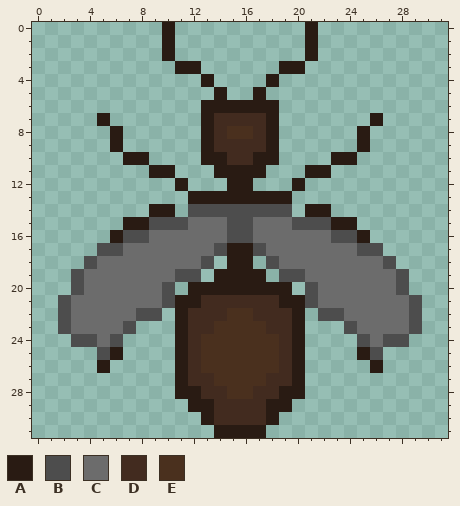
Pixel-art sprite: bugs/client/gameApp/src/view/textures/images/ant_queen_fly_2.png. Above: the version before the commit.
The file is 32x32 pixels.
Palette (. is transparent): A #291b13  B #4d4d4d  C #6c6c6c  D #422b1f  E #4a301e
Pixels before, first column x 2:
 0 ........A..........A........
 1 ........A..........A........
 2 ........A..........A........
 3 .........AA......AA.........
 4 ...........A....A...........
 5 ............A..A............
 6 ...........AAAAAA...........
 7 ...A.......ADDDDA.......A...
 8 ....A......ADEEDA......A....
 9 ....A......ADDDDA......A....
10 .....AA....AADDAA....AA.....
11 .......AA...AAAA...AA.......
12 .........A...AA...A.........
13 ..........AAAAAAAA..........
14 .......AA.BBBBBBBB.AA.......
15 .....AABBBCCCBBCCCBBBAA.....
16 ....ABBCCCCCCBBCCCCCCBBA....
17 ...BBCCCCCCCBAABCCCCCCCBB...
18 ..BCCCCCCCCB.AA.BCCCCCCCCB..
19 .BCCCCCCCBB.AAAA.BBCCCCCCCB.
20 .BCCCCCCB.AAAAAAAA.BCCCCCCB.
21 BCCCCCCCBAADDDDDDAABCCCCCCCB
22 BCCCCCBB.ADDDEEDDDA.BBCCCCCB
23 BCCCCB...ADDEEEEDDA...BCCCCB
24 .BBCB....ADEEEEEEDA....BCBB.
25 ...BA....ADEEEEEEDA....AB...
26 ...A.....ADEEEEEEDA.....A...
27 .........ADDEEEEDDA.........
28 .........AADDEEDDAA.........
29 ..........AADDDDAA..........
30 ...........ADDDDA...........
31 ............AAAA............
And afterwards:
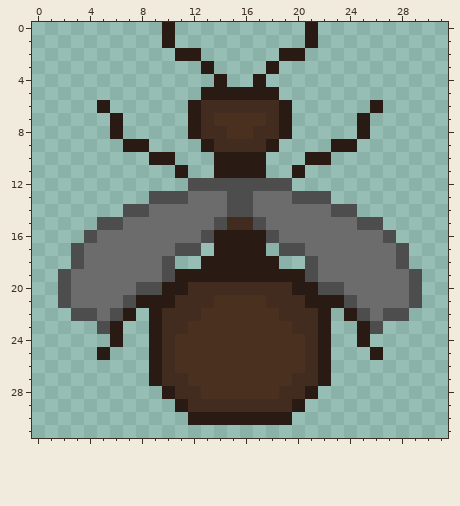
Diff:
Changed rows in their new state; - is an unchanged pixel.
first column x 2:
 2 --------.AA------AA.--------
 3 ---------..A----A..---------
 4 -----------.A--A.-----------
 5 -----------A-AA-A-----------
 6 ---A------ADDDDDDA------A---
 7 ---.A-----ADEEEEDA-----A.---
 8 ----------AD----DA----------
 9 ----.AA--------------AA.----
10 -----..AA--.-AA-.--AA..-----
11 -------..A--------A..-------
12 ---------.BBBBBBBB.---------
13 -------BBBCCCBBCCCBBB-------
14 -----BBCCCCCC--CCCCCCBB-----
15 ---BBCCCCC--BDDB--CCCCCBB---
16 --BCCCC----BAAAAB----CCCCB--
17 -BCCC----BB.A--A.BB----CCCB-
18 -BC-----B..AA--AA..B-----CB-
19 BC------BAAA----AAAB------CB
20 BC----BBAADDDDDDDDAABB----CB
21 -----BAAADD-EEEE-DDAAAB-----
22 .BB-BA.ADD-EE--EE-DDA.AB-BB.
23 ...BA.-ADDEE----EEDDA-.AB...
24 -...A--ADEE------EEDA--A...-
25 ---A.--ADEE------EEDA--.A---
26 ---.---ADEE------EEDA---.---
27 -------ADDEE----EEDDA-------
28 --------ADDEE--EEDDA--------
29 ---------ADD----DDA---------
30 ----------A-AAAA-A----------
31 ------------....------------
